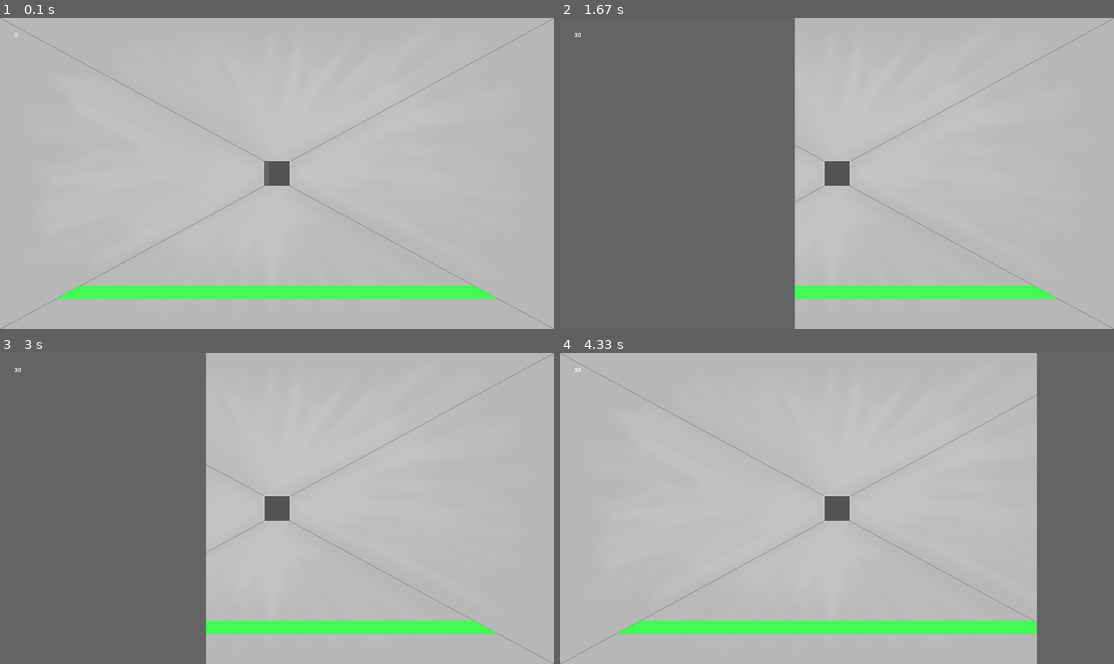
Above: before the commit, frames 1-4 (two rows, left to right).
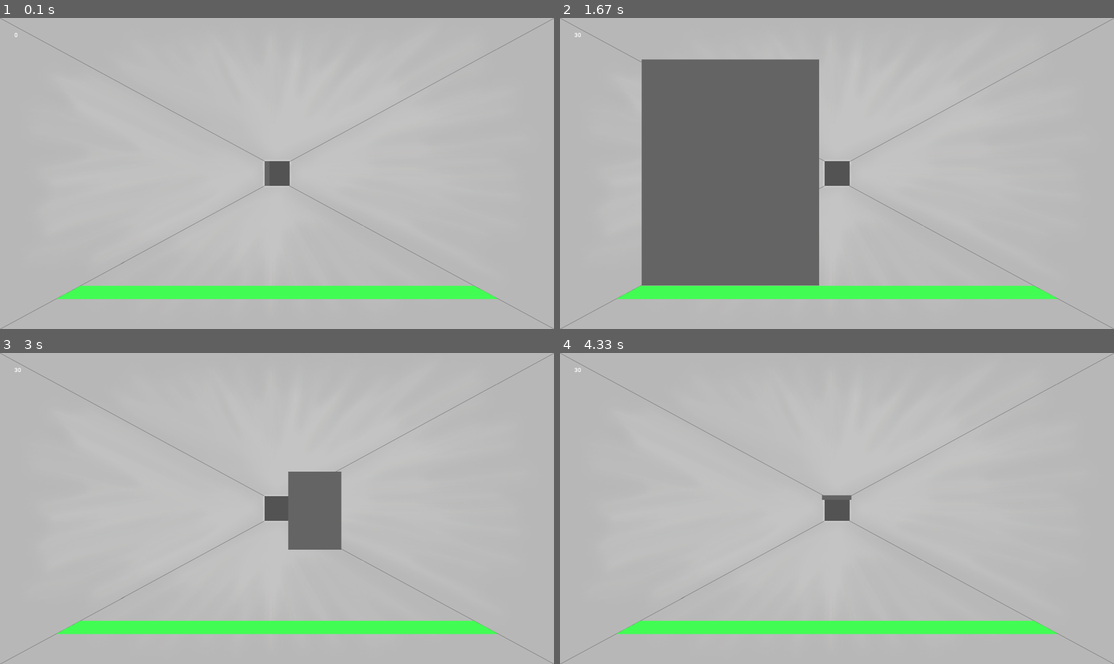
Above: after the commit, the same moments.

Repository: Koala-Lumpur/P3_group307
Game: pygame game, started from game.py
The game is run twice, just before and just after one commit, with the same random seed, the same clock (stepped at 60 frames per second) and the same inputs.
Inputs:
- Up to frame 1 (0.1 s): no input
- Up to frame 2 (1.67 s): no input
- Up to frame 3 (3 s): no input
- Up to frame 4 (4.33 s): no input

The runs differ from the first frame. In frame 1, less than 0.1% of the frame differs, in the area x 47-49%, y 45-54%; in frame 2, 26%; in frame 3, 40%, in the area x 0-62%, y 0-100%; in frame 4, 14%.

Commit message:
Removed delta time hopefully it works

Diff:
--- a/game.py
+++ b/game.py
@@ -15,6 +15,8 @@
 SCREEN_HEIGHT = 1080
 BLACK = (0,0,0)
 WHITE = (255,255,255)
+frame = 0
+frame_limit = 60
 # An array - inside the [] we call the wall constructor in the Wall class (x, y pos and x, y scale for each wall)
 # The for loop makes it called 11 times and adds it to the array
 walls = [wall.Wall() for i in range(10)]
@@ -33,10 +35,10 @@
 scale_changex = 18.8
 scale_changey = 10.4
 '''
-pos_changex = 2.5
-pos_changey = 1.4
-scale_changex = 2.5
-scale_changey = 3
+pos_changex = 2.8/5
+pos_changey = 1.6/5
+scale_changex = 5.5/5
+scale_changey = 3.2/5
 obs_changed = False
 num_obs_hit = 0
 obs_hit = False
@@ -99,84 +101,84 @@
     screen.blit(background, [0, 0])
     screen.blit(line, [line_x, line_y])
     # Returns the time in milliseconds since pygame was initialized
+    '''
     start = pygame.time.get_ticks()
     # Calculating delta time
     delta_time = (start - last_frame) / 1000
     # Changing last frame to the actual last frame, so we can calculate again in the next frame
     last_frame = start
     # if statement that makes the walls disappearing after they reach a certain position
+    '''
 
     if obstacle_number == 0 and not obs_changed:
         # Left
         walls[obstacle_number].x -= 70
-        #pos_changex = 9.2
-        #scale_changex /= 2
+        scale_changex /= 2
         obs_changed = True
         first_obstacle = pygame.time.get_ticks() + 500
     elif obstacle_number == 1 and not obs_changed:
         # Right
         walls[obstacle_number].new_wall_pos_x += 70
         walls[obstacle_number].x -= 70
-        pos_changex = -1
+        pos_changex = - 0.07
         scale_changex /= 2
         obs_changed = True
     elif obstacle_number == 2 and not obs_changed:
         # Crouch
         walls[obstacle_number].y -= 70
-        scale_changey /= 2.5
+        scale_changey /= 3.5
         obs_changed = True
     elif obstacle_number == 3 and not obs_changed:
         # Jump
         walls[obstacle_number].new_wall_pos_y += 80
         walls[obstacle_number].y -= 80
-        pos_changey = -5
-        pos_changex += 2
-        scale_changex += 4
+        pos_changey -= 0.5
+        pos_changex += 0.01
+        scale_changex += 0.05
         scale_changey /= 5
         obs_changed = True
     elif obstacle_number == 4 and not obs_changed:
         # Crouch
         walls[obstacle_number].y -= 70
-        scale_changey /= 2.5
+        scale_changey /= 3.5
         obs_changed = True
     elif obstacle_number == 5 and not obs_changed:
         # Right
         walls[obstacle_number].new_wall_pos_x += 70
         walls[obstacle_number].x -= 70
-        pos_changex = -1
+        pos_changex = - 0.07
         scale_changex /= 2
         obs_changed = True
     elif obstacle_number == 6 and not obs_changed:
         # Jump
         walls[obstacle_number].new_wall_pos_y += 80
         walls[obstacle_number].y -= 80
-        pos_changey = -5
-        pos_changex += 2
-        scale_changex += 4
-        scale_changey /= 5
+        pos_changey = -0.3
+        pos_changex += 0.3
+        scale_changex += 0.6
+        scale_changey /= 3
         obs_changed = True
     elif obstacle_number == 7 and not obs_changed:
         # Left
         walls[obstacle_number].x -= 70
-        pos_changex = 9.2
         scale_changex /= 2
         obs_changed = True
     elif obstacle_number == 8 and not obs_changed:
         # Crouch
         walls[obstacle_number].y -= 70
-        scale_changey /= 2.5
+        scale_changey /= 3.5
         obs_changed = True
     elif obstacle_number == 9 and not obs_changed:
         # Right
         walls[obstacle_number].new_wall_pos_x += 70
         walls[obstacle_number].x -= 70
-        pos_changex = -1
+        pos_changex = - 0.07
         scale_changex /= 2
         obs_changed = True
 
     new_obstacle = pygame.time.get_ticks() - first_obstacle
 
-    if new_obstacle - time_limit <= 0:
+    if frame - frame_limit <= 0:
         screen.blit(wall, (walls[obstacle_number].new_wall_pos_x, walls[obstacle_number].new_wall_pos_y))
         wall = pygame.transform.scale(wall, (int(walls[obstacle_number].x), int(walls[obstacle_number].y)))
         walls[obstacle_number].new_wall_pos_x -= int((pos_changex * speed_multiplier))
@@ -201,17 +203,19 @@
     else:
         obstacle_number += 1
         speed_multiplier = 1
-        time_limit += 2500
+        frame_limit += 60
         obs_changed = False
-        #pos_changex = 9.2
-        #pos_changey = 5.2
-        #scale_changex = 18.8
-        #scale_changey = 10.4
+        pos_changex = 2.7 / 5
+        pos_changey = 1.4 / 5
+        scale_changex = 5.5 / 5
+        scale_changey = 3 / 5
         if obs_hit:
             num_obs_hit += 1
             obs_hit = False
         else:
             obs_avoided += 1
+
+    frame += 1
 
     '''
     frame = ed_class.main()
